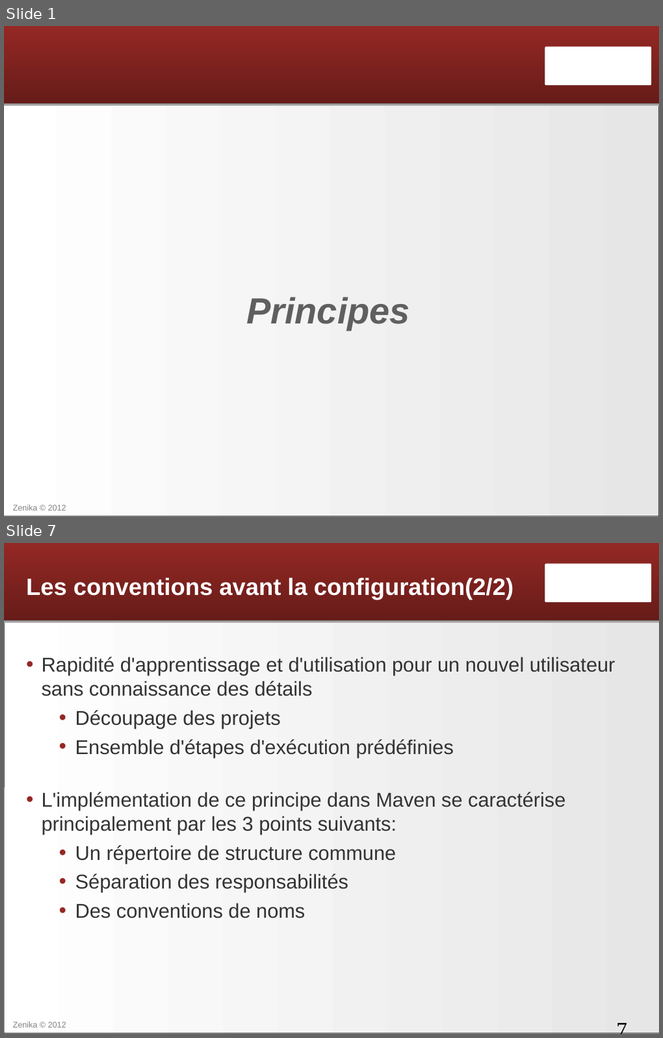
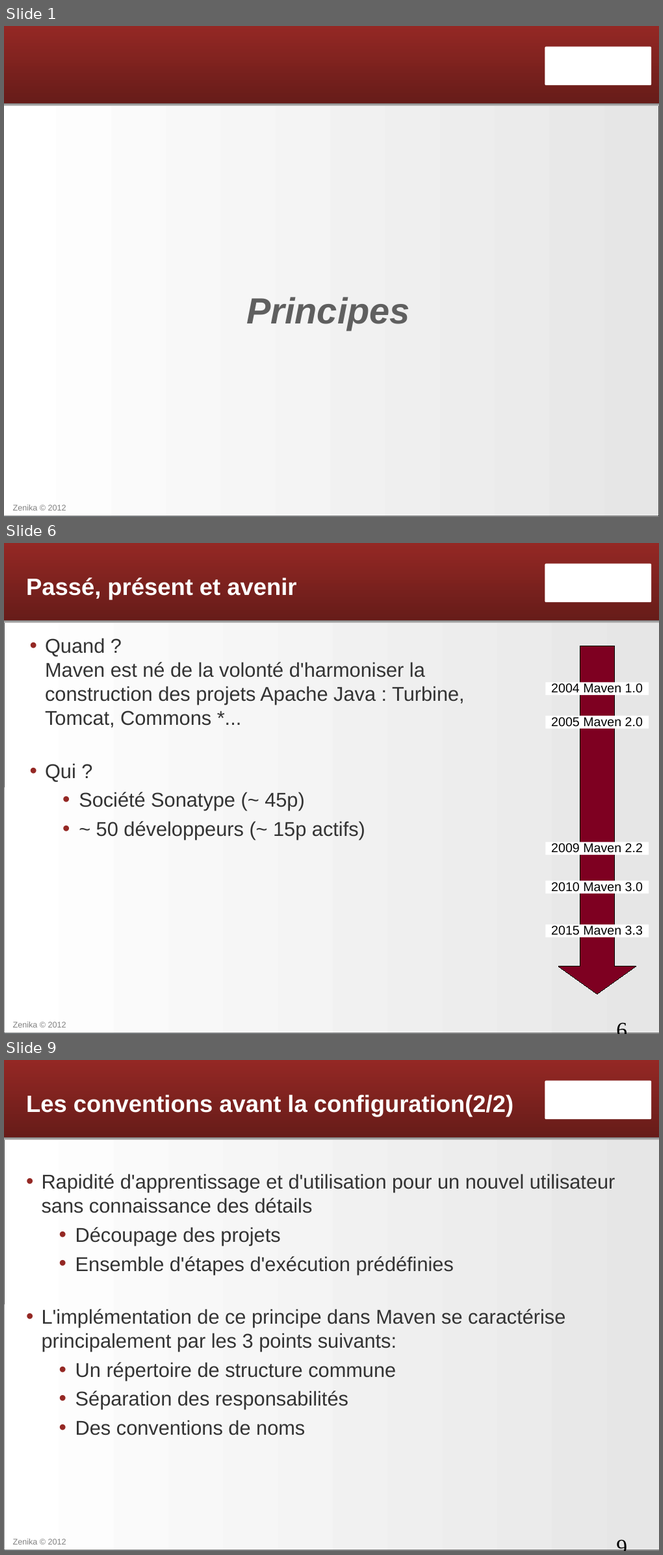
Before and after one commit to Zenika/formation-maven-osgi, a slide deck: Maven - 01 - Introduction.odp. Shown one above the other, each under a label of ours: slides 1 and 7 before the commit, slides 1, 6 and 9 after it; the slides between them are not shown. The pictures are 663x1038 and 663x1555 pixels, drawn with LibreOffice and Linux fonts; fonts in the diff are those of the drawing; background and template pictures are left out. Boxes give left, top, right and bottom in pixels: in the first picture for what was removed or moved away, otherwise in the second. Text is boxed around its words. In the diff, an @@ line names an element or a change of style, - is before the commit and + after.

Commit message:
Reprend les premiers slides de Maven 01

```diff
--- a/Maven - 01 - Introduction.odp
+++ b/Maven - 01 - Introduction.odp
@@ slide 6 added at bbox=[4, 543, 659, 1034], background gradient #D5DFE7 to #FEFEFE; not listed: 6 template elements that a slide beside it also shows @@
@@ title added at bbox=[26, 577, 296, 600], 26 pt, text #FFFFFF, bold @@
+Passé, présent et avenir
@@ text added at bbox=[45, 638, 465, 840], 22 pt, text #333333 @@
+• Quand ?
+  Maven est né de la volonté d'harmoniser la construction des projets Apache Java : Turbine, Tomcat, Commons *...
+• Qui ?
+  • Société Sonatype (~ 45p)
+  • ~ 50 développeurs (~ 15p actifs)
@@ down arrow added at bbox=[558, 646, 636, 994], fill #7E0021, outline #000000 0 pt @@
@@ rectangle added at bbox=[546, 683, 649, 696], fill #FFFFFF, 14 pt, text #000000 @@
+2004 Maven 1.0
@@ rectangle added at bbox=[546, 716, 649, 729], fill #FFFFFF, 14 pt, text #000000 @@
+2005 Maven 2.0
@@ rectangle added at bbox=[546, 843, 649, 856], fill #FFFFFF, 14 pt, text #000000 @@
+2009 Maven 2.2
@@ rectangle added at bbox=[546, 881, 649, 894], fill #FFFFFF, 14 pt, text #000000 @@
+2010 Maven 3.0
@@ rectangle added at bbox=[546, 925, 649, 938], fill #FFFFFF, 14 pt, text #000000 @@
+2015 Maven 3.3
@@ what was slide 7 is now slide 9 @@
@@ page number at bbox=[610, 1533, 659, 1548]: text changed @@
-7
+9
```
Also in this commit, not shown: 4 slides changed, 2 other slides added, 1 slide removed, 1 other file.
